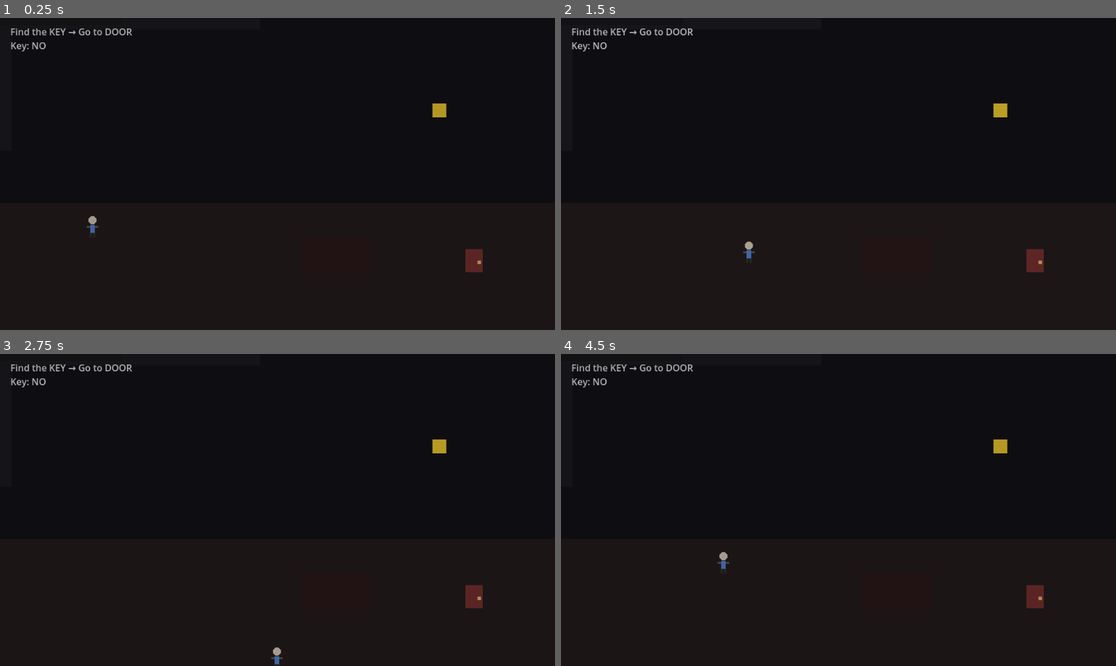
Above: before the commit, frames 1-4 (two rows, left to right).
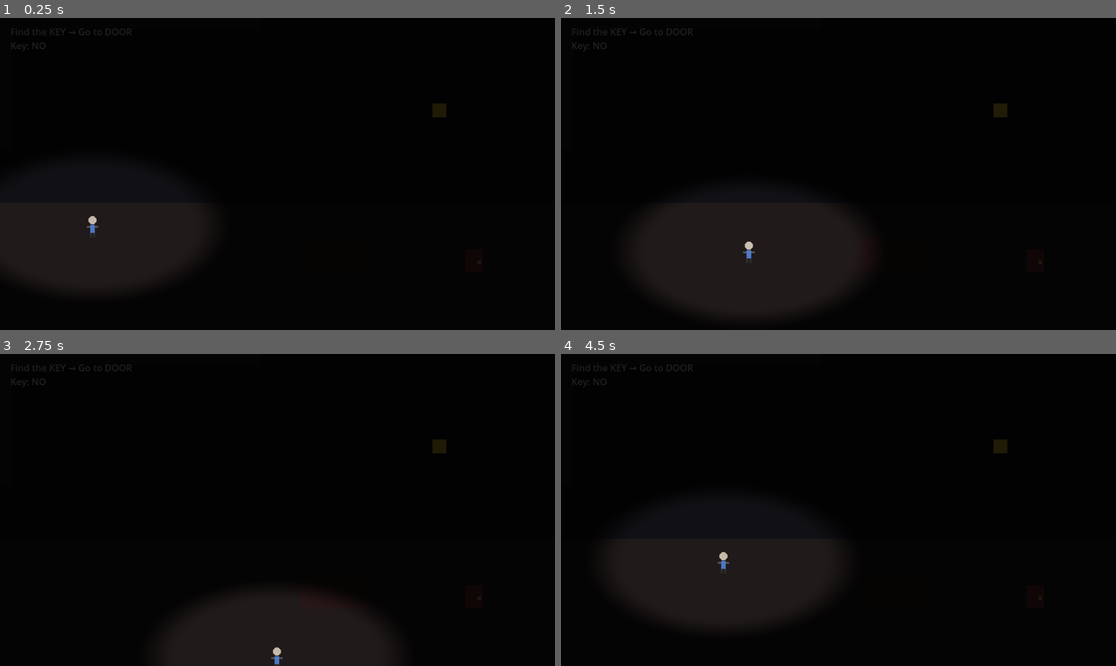
Above: after the commit, the same moments.

Repository: wndzlf/TapTapCho
Game: Godot game, scene res://Main.tscn
Same seed, same stepped clock (60 frames per second), same inputs: the game is played once before the commit and once after it.
Inputs:
- Up to frame 1 (0.25 s): no input
- Up to frame 2 (1.5 s): tap Enter at 0.5 s; hold D (move_right) 0.53-1.28 s; hold S (move_down) from 1.28 s (still down)
- Up to frame 3 (2.75 s): release S (move_down) at 2.03 s; hold D (move_right) from 2.03 s (still down)
- Up to frame 4 (4.5 s): release D (move_right) at 2.78 s; hold W (move_up) 2.78-3.53 s; hold A (move_left) from 3.53 s (still down)

The runs differ from the first frame. In frame 1, 2.2% of the frame differs, in the area x 1-87%, y 3-82%; in frame 2, 1.7%; in frame 3, 1.4%; in frame 4, 2.2%.

Commit message:
add flashlight, footsteps, and door creak

Diff:
--- /dev/null
+++ b/godot-platformer/Flashlight.gdshader
@@ -0,0 +1,12 @@
+shader_type canvas_item;
+
+uniform vec2 center = vec2(0.5, 0.5);
+uniform float radius = 0.18;
+uniform float softness = 0.08;
+
+void fragment() {
+    vec2 uv = UV;
+    float d = distance(uv, center);
+    float alpha = smoothstep(radius, radius + softness, d);
+    COLOR = vec4(0.0, 0.0, 0.0, alpha * 0.85);
+}
--- a/godot-platformer/Main.gd
+++ b/godot-platformer/Main.gd
@@ -4,8 +4,10 @@
 @onready var door := $Door
 @onready var state_label := $UI/State
 @onready var door_visual := $Door/DoorVisual
-@onready var vignette := $UI/Vignette
 @onready var flicker := $UI/Flicker
+@onready var player := $Player
+@onready var flashlight := $UI/Flashlight
+@onready var door_audio := $DoorAudio
 
 var has_key := false
 var t := 0.0
@@ -17,9 +19,14 @@
 
 func _process(delta: float) -> void:
 	t += delta
-	# subtle flicker
 	var a = 0.18 + 0.06 * sin(t * 3.3) + 0.04 * sin(t * 7.1)
 	flicker.modulate.a = clamp(a, 0.1, 0.35)
+
+	# update flashlight center (UV space)
+	var vp = get_viewport().get_visible_rect().size
+	if vp.x > 0 and vp.y > 0:
+		var uv = player.global_position / vp
+		flashlight.material.set_shader_parameter("center", uv)
 
 func _on_key(body):
 	if body.name == "Player" and not has_key:
@@ -33,6 +40,7 @@
 		return
 	if has_key:
 		state_label.text = "ESCAPED!"
+		door_audio.play()
 	else:
 		state_label.text = "Door locked. Find the KEY."
 
--- a/godot-platformer/Main.tscn
+++ b/godot-platformer/Main.tscn
@@ -1,9 +1,12 @@
-[gd_scene load_steps=10 format=3 uid="uid://bqf5r0n1r8k2a"]
+[gd_scene load_steps=13 format=3 uid="uid://bqf5r0n1r8k2a"]
 
 [ext_resource type="Script" path="res://Player.gd" id="1_0l7qv"]
 [ext_resource type="Script" path="res://Main.gd" id="2_main"]
 [ext_resource type="Script" path="res://PlayerVisual.gd" id="3_vis"]
 [ext_resource type="AudioStream" path="res://audio/ambient.wav" id="4_audio"]
+[ext_resource type="AudioStream" path="res://audio/footsteps.wav" id="5_steps"]
+[ext_resource type="AudioStream" path="res://audio/door_creak.wav" id="6_creak"]
+[ext_resource type="Shader" path="res://Flashlight.gdshader" id="7_flash"]
 
 [sub_resource type="RectangleShape2D" id="1_player_shape"]
 size = Vector2(24, 28)
@@ -19,6 +22,9 @@
 
 [sub_resource type="RectangleShape2D" id="5_inner"]
 size = Vector2(420, 24)
+
+[sub_resource type="ShaderMaterial" id="8_flash_mat"]
+shader = ExtResource("7_flash")
 
 [node name="Main" type="Node2D"]
 script = ExtResource("2_main")
@@ -48,6 +54,11 @@
 
 [node name="Collision" type="CollisionShape2D" parent="Player"]
 shape = SubResource("1_player_shape")
+
+[node name="StepAudio" type="AudioStreamPlayer" parent="Player"]
+stream = ExtResource("5_steps")
+autoplay = false
+volume_db = -12.0
 
 [node name="Walls" type="Node2D" parent="."]
 
@@ -133,6 +144,11 @@
 size = Vector2(6, 6)
 position = Vector2(6, 0)
 
+[node name="DoorAudio" type="AudioStreamPlayer" parent="."]
+stream = ExtResource("6_creak")
+autoplay = false
+volume_db = -6.0
+
 [node name="Audio" type="AudioStreamPlayer" parent="."]
 stream = ExtResource("4_audio")
 autoplay = true
@@ -148,8 +164,12 @@
 text = "Key: NO"
 position = Vector2(18, 36)
 
+[node name="Flashlight" type="ColorRect" parent="UI"]
+material = SubResource("8_flash_mat")
+size = Vector2(960, 540)
+
 [node name="Vignette" type="ColorRect" parent="UI"]
-color = Color(0, 0, 0, 0.25)
+color = Color(0, 0, 0, 0.1)
 size = Vector2(960, 540)
 
 [node name="Flicker" type="ColorRect" parent="UI"]
--- a/godot-platformer/Player.gd
+++ b/godot-platformer/Player.gd
@@ -1,6 +1,7 @@
 extends CharacterBody2D
 
 @export var speed := 220.0
+@onready var step_audio: AudioStreamPlayer = $StepAudio
 
 func _physics_process(delta: float) -> void:
 	var dir := Vector2.ZERO
@@ -14,3 +15,10 @@
 		dir.y += 1
 	velocity = dir.normalized() * speed
 	move_and_slide()
+
+	if velocity.length() > 1.0:
+		if not step_audio.playing:
+			step_audio.play()
+	else:
+		if step_audio.playing:
+			step_audio.stop()
Not shown, added: godot-platformer/Flashlight.gdshader.uid
Not shown, added: godot-platformer/audio/door_creak.wav.import
Not shown, added: godot-platformer/audio/footsteps.wav.import
Not shown, changed: godot-platformer-web/index.html
Not shown, changed: godot-platformer-web/index.pck
Not shown, added: godot-platformer/audio/door_creak.wav
Not shown, added: godot-platformer/audio/footsteps.wav
